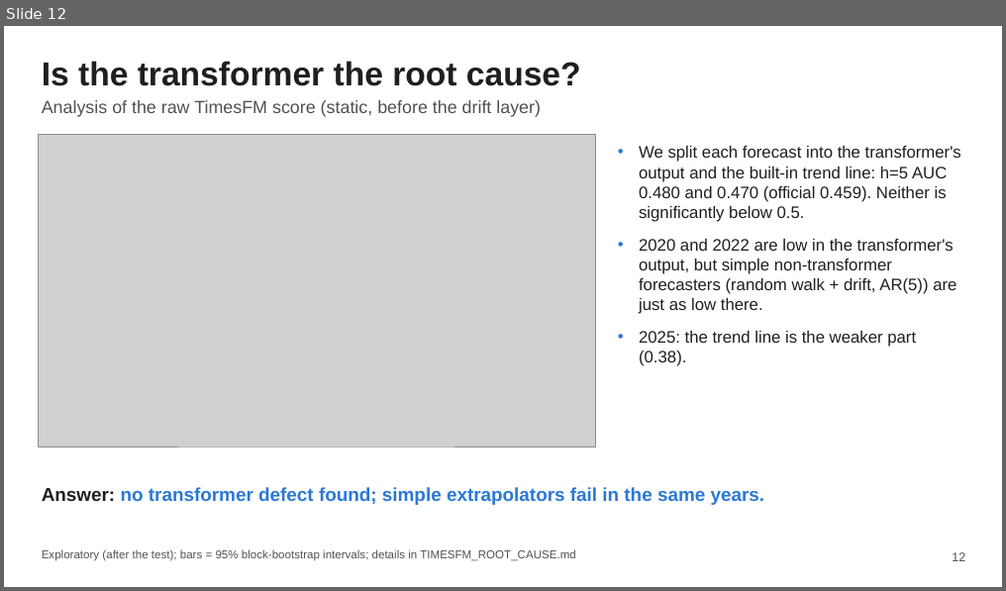
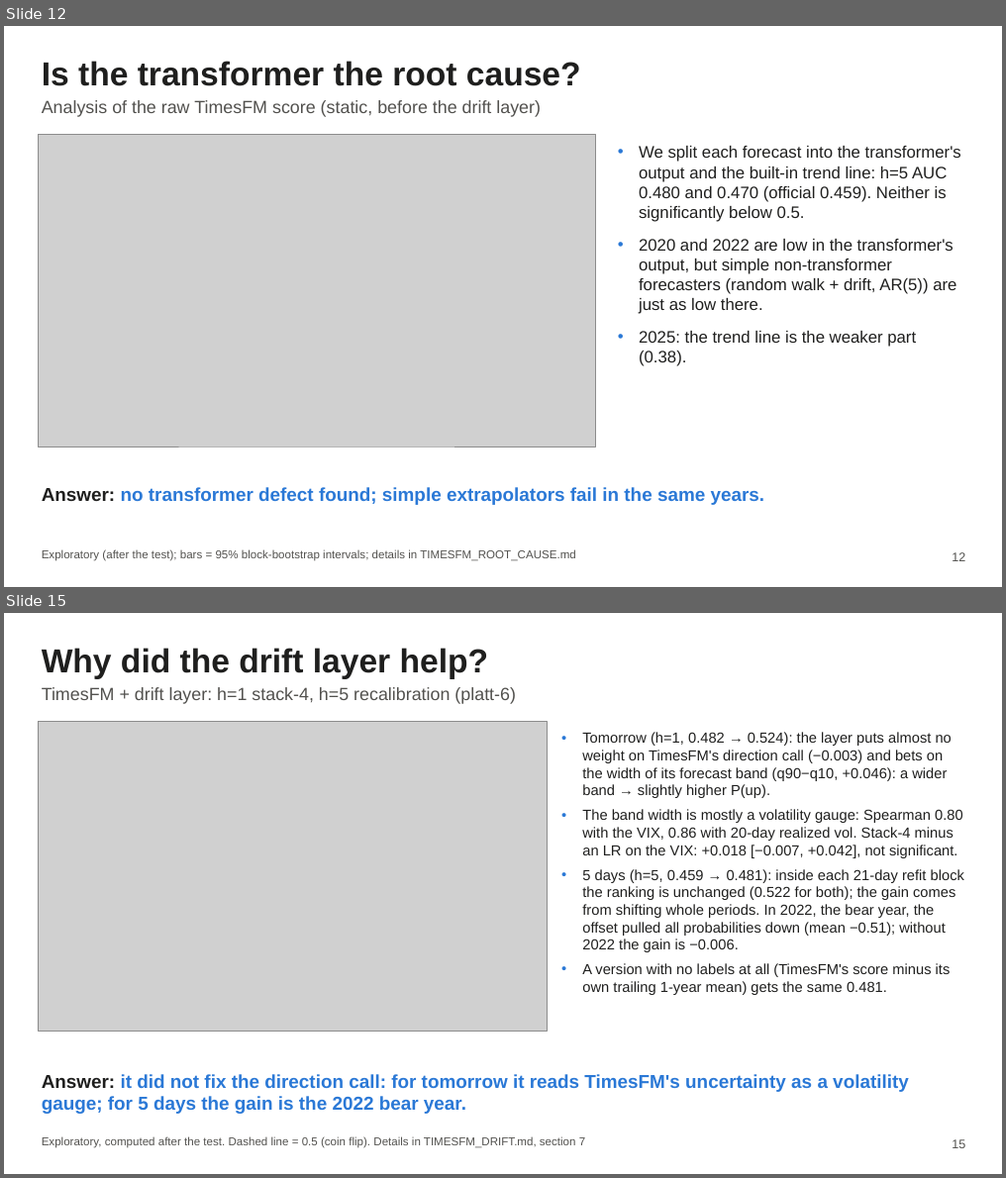
Before and after one commit to AmauryJayr/Predicting-SP500, a slide deck: timesfm3_experiment/slides/timesfm3_slides.pptx. Shown one above the other, each under a label of ours: slide 12 before the commit, slides 12 and 15 after it; the slides between them are not shown. The pictures are 1006x591 and 1006x1178 pixels, drawn with LibreOffice and Linux fonts; fonts in the diff are those of the drawing; grey boxes stand for pictures. Boxes give left, top, right and bottom in pixels: in the first picture for what was removed or moved away, otherwise in the second. Text is boxed around its words. In the diff, an @@ line names an element or a change of style, - is before the commit and + after.

Commit message:
TimesFM-3 slides: Chronos-2 comparison and why the drift layer helped
New slide 13 (TimesFM-3 vs Chronos-2: opposite bets, same result) and
slide 15 (why the drift layer helped), one added line on the bottom line,
slide 3 no longer repeats slide 2. 17 slides; check_numbers 127/127.
Removes the outdated .odp copy of the deck.

```diff
--- a/timesfm3_experiment/slides/timesfm3_slides.pptx
+++ b/timesfm3_experiment/slides/timesfm3_slides.pptx
@@ slide 15 added at [4, 613, 1002, 1174], background #FFFFFF @@
@@ text added at [42, 648, 488, 679], 32 pt, text #1F1F1E, bold @@
+Why did the drift layer help?
@@ text added at [42, 687, 516, 704], 17 pt, text #52514E @@
+TimesFM + drift layer: h=1 stack-4, h=5 recalibration (platt-6)
@@ picture added at [38, 722, 547, 1032] @@
@@ text added at [582, 732, 964, 995], 14 pt, text #1F1F1E @@
+• Tomorrow (h=1, 0.482 → 0.524): the layer puts almost no weight on TimesFM's direction call (−0.003) and bets on the width of its forecast band (q90−q10, +0.046): a wider band → slightly higher P(up).
+• The band width is mostly a volatility gauge: Spearman 0.80 with the VIX, 0.86 with 20-day realized vol. Stack-4 minus an LR on the VIX: +0.018 [−0.007, +0.042], not significant.
+• 5 days (h=5, 0.459 → 0.481): inside each 21-day refit block the ranking is unchanged (0.522 for both); the gain comes from shifting whole periods. In 2022, the bear year, the offset pulled all probabilities down (mean −0.51); without 2022 the gain is −0.006.
+• A version with no labels at all (TimesFM's score minus its own trailing 1-year mean) gets the same 0.481.
@@ text added at [42, 1074, 909, 1114], 18 pt, text #2A78D6, bold @@
+Answer: it did not fix the direction call: for tomorrow it reads TimesFM's uncertainty as a volatility gauge; for 5 days the gain is the 2022 bear year.
@@ text added at [42, 1137, 585, 1149], 11 pt, text #52514E @@
+Exploratory, computed after the test. Dashed line = 0.5 (coin flip). Details in TIMESFM_DRIFT.md, section 7
@@ text added at [951, 1140, 965, 1149], 12 pt, text #52514E @@
+15
```
Also in this commit, not shown: 4 slides changed, 1 other slide added, 8 other files.
